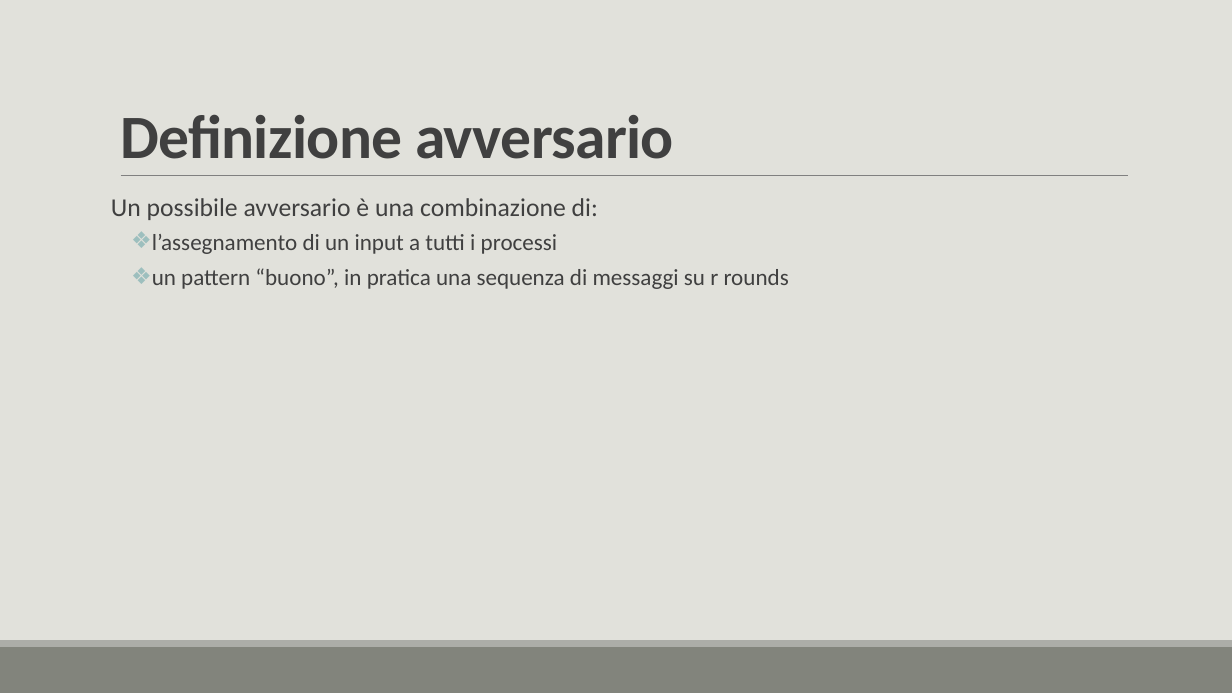
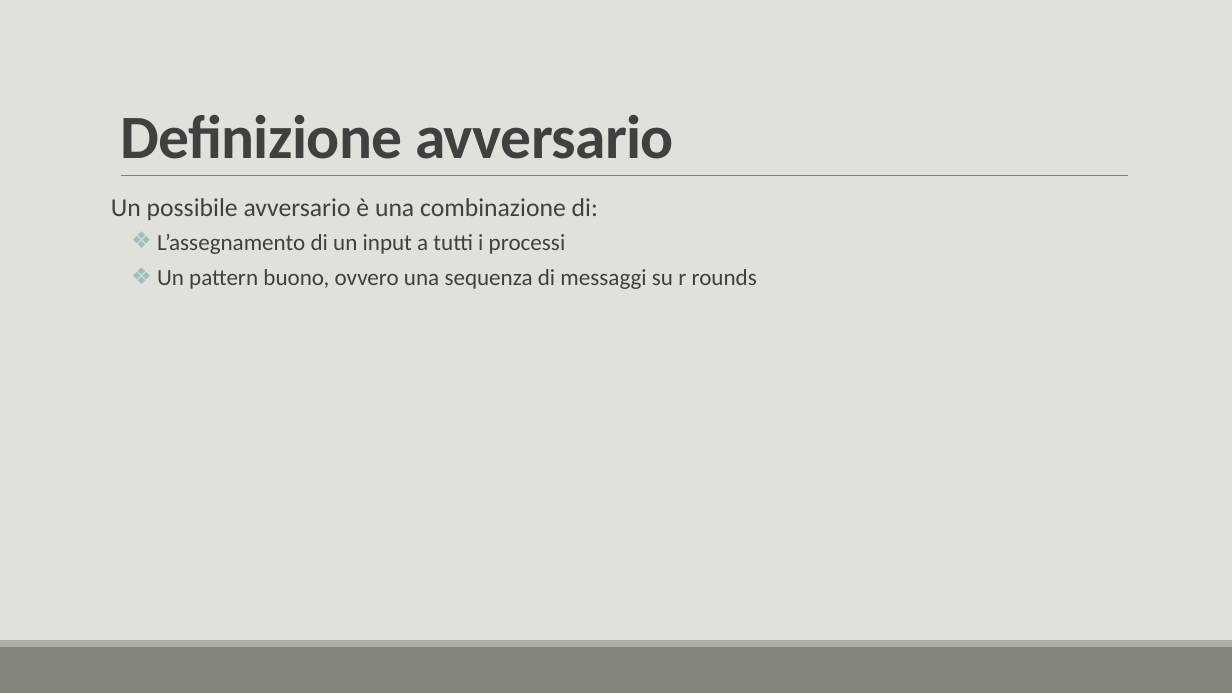
Before and after one commit to lory9894University/mcad, a slide deck: slide 24 of Prensentazione_V2.pptx. Drawn at 1232x693 pixels with LibreOffice and Linux fonts; fonts in the diff are those of the drawing. Boxes give left, top, right and bottom in pixels: in the first picture for what was removed or moved away, otherwise in the second. Text is boxed around its words. In the diff, an @@ line names an element or a change of style, - is before the commit and + after.

Commit message:
06/01/2022 16.56

```diff
--- a/Prensentazione_V2.pptx
+++ b/Prensentazione_V2.pptx
@@ text at (157, 234, 757, 289): text changed @@
-  ❖ l’assegnamento di un input a tutti i processi
-  ❖ un pattern “buono”, in pratica una sequenza di messaggi su r rounds
+  ❖ L’assegnamento di un input a tutti i processi
+  ❖ Un pattern buono, ovvero una sequenza di messaggi su r rounds
```
Also in this commit, not shown: 4 other slides changed, 2 slides added, 1 slide removed.
